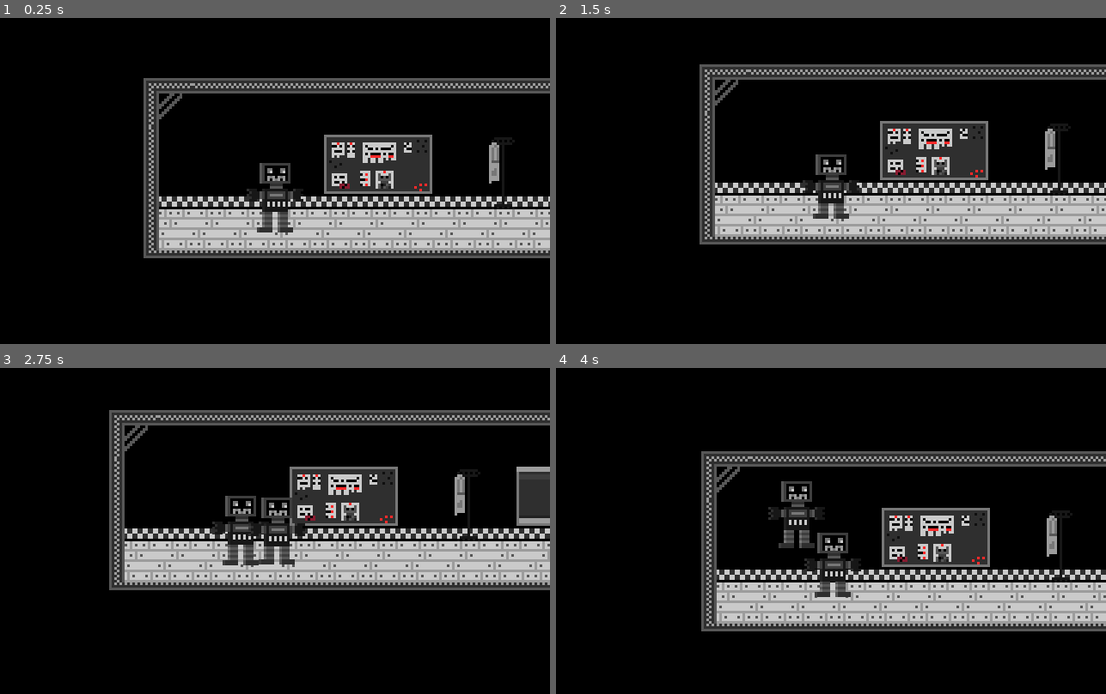
Above: before the commit, frames 1-4 (two rows, left to right).
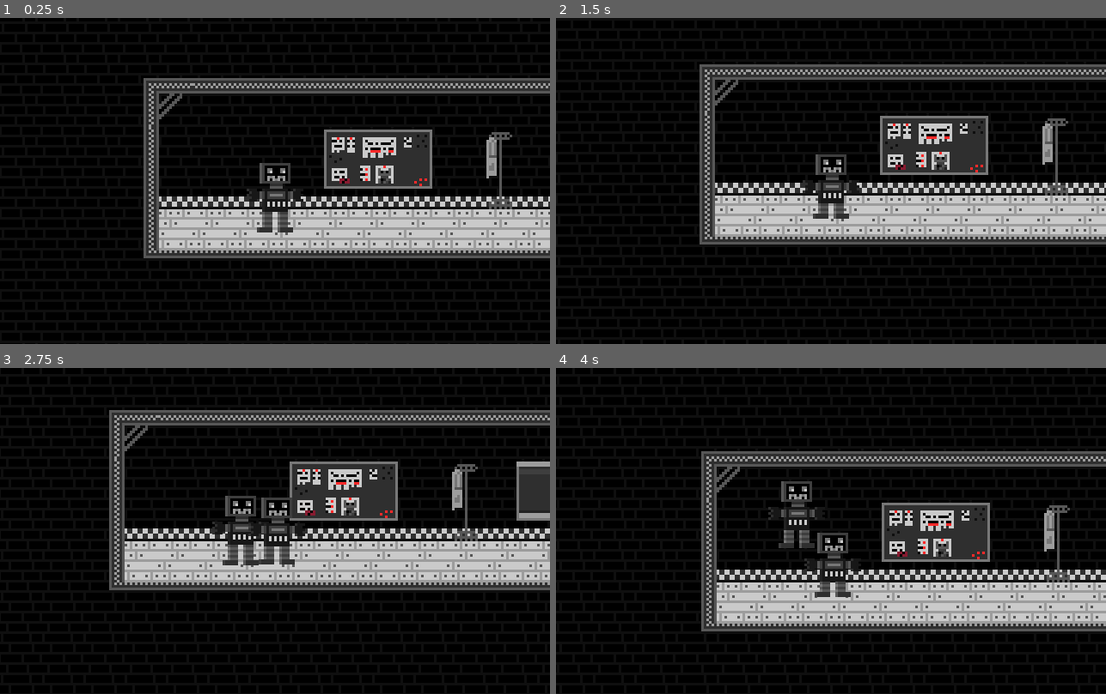
Above: after the commit, the same moments.

Repository: diabelnet/Time-Bounce
Game: Godot game, scene res://Scenes/level_1.tscn
Same seed, same stepped clock (60 frames per second), same inputs: the game is played once before the commit and once after it.
Inputs:
- Up to frame 1 (0.25 s): no input
- Up to frame 2 (1.5 s): tap E (Play_Clone_1) at 0.6 s; tap W (Jump) at 0.77 s; tap Q (Record_Clone_1) at 0.8, 1.35 s
- Up to frame 3 (2.75 s): tap W (Jump) at 1.52 s; tap E (Play_Clone_1) at 1.55, 2.1 s; tap Q (Record_Clone_1) at 2.3 s
- Up to frame 4 (4 s): tap Q (Record_Clone_1) at 2.85, 3.8 s; tap W (Jump) at 3.02, 3.77 s; tap E (Play_Clone_1) at 3.05, 3.6 s

The runs differ from the first frame. In frame 1, 2.3% of the frame differs, in the area x 58-94%, y 34-59%; in frame 2, 2.3%; in frame 3, 2.7%, in the area x 52-100%, y 28-54%; in frame 4, 2.3%.

Commit message:
i

Diff:
--- a/Scenes/level_1.gd
+++ b/Scenes/level_1.gd
@@ -24,8 +24,12 @@
 				$RecordingFps.start()
 
 		elif Input.is_action_just_pressed("Record_Clone_1"):
+			for c in get_children():
+				if(c.name == "Computer"):
+					c.save()
 			is_recording = true
 			print("recording")
+
 	elif did_return == false: #when recording ends it checks if player returned, if not then it retuns them
 				$replay.return_to_orginal_position()
 				did_return = true
@@ -36,11 +40,14 @@
 func _on_recording_fps_timeout() -> void: #to musi byc ustawione na One Shot
 	can_frame = true
 
-
 func _on_recording_time_timeout() -> void: #to tez musi byc ustawione na one shot
 	can_record = false
 	is_timer_started = false
 
+	for c in get_children():
+				if(c.name == "Computer"):
+					c.save()
+
 
 func _on_replay_player_input() -> void:
 	pass # tutaj podczas replaya jak zrobiles input to sie wywola
--- a/Scripts/computer.gd
+++ b/Scripts/computer.gd
@@ -7,6 +7,7 @@
 @export var resets:bool
 @export var time_to_reset:float
 @export var target:AnimatedSprite2D
+
 
 var interactable:bool = true
 var curr_flicker = 0
@@ -38,3 +39,22 @@
 func reset():
 	curr_flicker = 0
 	interactable = true
+
+var old_inter
+var old_open
+
+func save():
+	print("s")
+	old_inter = interactable
+	old_open = target.open
+
+func load():
+	print("l")
+	target.open = old_open
+	interactable = old_inter
+	if(self.is_playing()):
+		self.stop()
+	self.play("def")
+	if(target.is_playing()):
+		target.stop()
+	target.play("default")
--- a/Scripts/replay.gd
+++ b/Scripts/replay.gd
@@ -24,20 +24,16 @@
 func record():
 	if is_first_pos_there == false:
 		first_pos = recorded_obj.global_position
-		print("globalpos" + str(first_pos))
 		is_first_pos_there = true
 
 	record_data[frame] = {'pos' : recorded_obj.global_position, 'input' : Input.is_action_pressed("Interact_" + str(GameManager.controlls))} #np. record_data[0]['pos'] = Vector2(), lua syntax
 	#record_data[frame] = {'input' = Input.is_action_just_pressed("Interact_" + str(GameManager.controlls))} #zmien potem
-	print(record_data[frame])
 	frame +=1
-
 
 func play(can_activate:bool):
 	if record_data and can_activate:
 		for c in get_children():
 			c.queue_free()
-		print(record_data)
 		var clone = cloneScene.instantiate()
 		add_child(clone)
 		var tween = clone.create_tween()
Binary file changed: Assets/SpriteSheets/game_jam_bg.png
